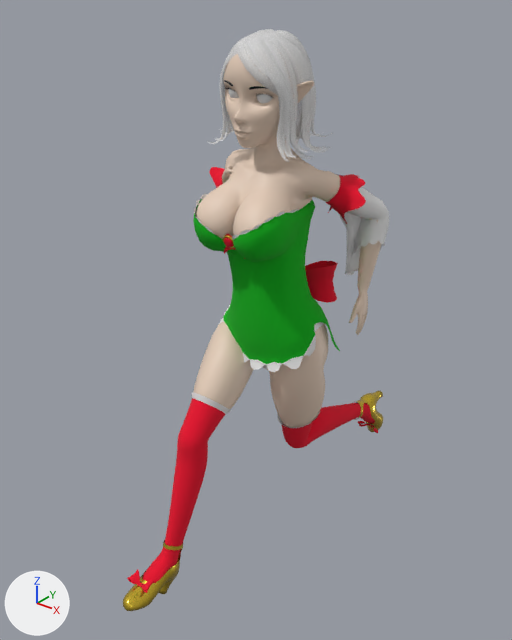
What one commit did to the FBX model Assets/FBX/Wichtel.fbx.
Both versions are drawn from a 50 mm lens placed at (1.063, -1.509, 1.686), pointed at (-0.035, -0.136, 0.835). Arrows for +X, +Y and +Z are at lower left; the lights stay in place. Both versions are drawn at frame 36 of the action 'Neko_Rig|Laufen'; the numbers are the values there.

In view in the first picture: 'Augen', 'Body', 'Haare-Mesh', 'Kleid', 'Pantsu', 'Wimpern'.
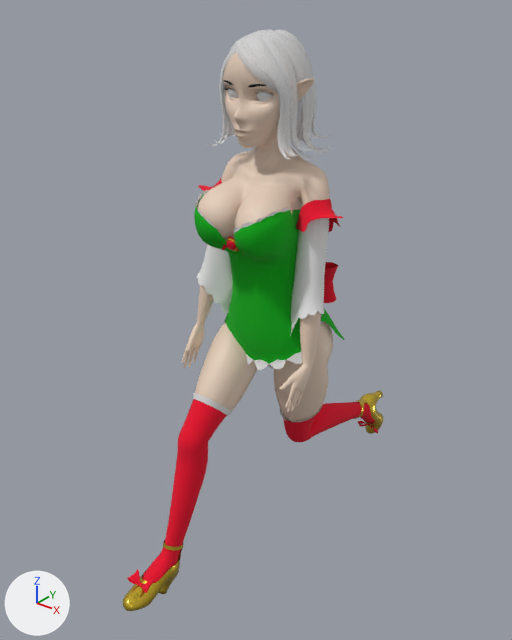
Changed parts and their boxes (x1, y1, x2, y2) in the pictures (512 x 640 px):
'Body', posed
    before: (123, 47, 383, 611)
    after: (123, 46, 384, 611)
'Kleid', posed (23% narrower, 7% shorter)
    before: (192, 167, 389, 428)
    after: (193, 179, 345, 422)
'Haare-Mesh', posed
    before: (207, 29, 332, 161)
    after: (209, 29, 332, 159)
'Augen', posed (6% shorter)
    before: (228, 88, 272, 103)
    after: (228, 88, 273, 102)
'Wimpern', posed (16% shorter)
    before: (224, 80, 273, 98)
    after: (223, 80, 272, 95)
'Pantsu', posed
    before: (263, 322, 324, 369)
    after: (268, 321, 322, 368)
bone 'Rücken', root to tip
    before: (267, 288) to (263, 225)
    after: (267, 288) to (266, 226)
bone 'Oberkörper', root to tip
    before: (263, 225) to (267, 183)
    after: (266, 226) to (269, 185)
bone 'Hals', root to tip
    before: (270, 159) to (269, 128)
    after: (272, 160) to (269, 128)
bone 'Schulter.R', root to tip
    before: (263, 177) to (236, 157)
    after: (265, 178) to (238, 161)
bone 'Oberarm.R', root to tip
    before: (236, 157) to (239, 192)
    after: (238, 161) to (217, 251)
bone 'Unterarm.R', root to tip
    before: (242, 219) to (235, 198)
    after: (217, 251) to (209, 288)
bone 'Hand.R', root to tip
    before: (227, 175) to (228, 173)
    after: (200, 323) to (198, 328)
bone 'Mittelfinger_1.R', root to tip
    before: (234, 163) to (237, 161)
    after: (191, 345) to (188, 352)
bone 'Mittelfinger_2.R', root to tip
    before: (237, 161) to (244, 162)
    after: (188, 352) to (185, 361)
bone 'Zeigefinger_1.R', root to tip
    before: (238, 160) to (242, 158)
    after: (188, 343) to (186, 350)
bone 'Zeigefinger_2.R', root to tip
    before: (242, 158) to (247, 158)
    after: (186, 350) to (183, 357)
bone 'Ringfinger_1.R', root to tip
    before: (230, 166) to (233, 165)
    after: (194, 345) to (191, 353)
bone 'Ringfinger_2.R', root to tip
    before: (233, 165) to (238, 166)
    after: (191, 353) to (189, 360)
bone 'Kleinerfinger_1.R', root to tip
    before: (226, 171) to (228, 170)
    after: (198, 344) to (196, 352)
bone 'Kleinerfinger_2.R', root to tip
    before: (228, 170) to (232, 171)
    after: (196, 352) to (195, 357)
bone 'Schulter.L', root to tip
    before: (277, 180) to (316, 177)
    after: (279, 181) to (317, 176)
bone 'Oberarm.L', root to tip
    before: (316, 177) to (350, 196)
    after: (317, 176) to (312, 278)
bone 'Unterarm.L', root to tip
    before: (377, 210) to (369, 250)
    after: (312, 278) to (310, 321)
bone 'Hand.L', root to tip
    before: (362, 289) to (362, 294)
    after: (307, 363) to (305, 369)
bone 'Mittelfinger_1.L', root to tip
    before: (363, 313) to (362, 321)
    after: (298, 387) to (295, 396)
bone 'Mittelfinger_3.L', root to tip
    before: (360, 329) to (357, 334)
    after: (290, 405) to (287, 411)
bone 'Zeigefinger_1.L', root to tip
    before: (361, 313) to (360, 321)
    after: (295, 386) to (292, 393)
bone 'Ringfinger_1.L', root to tip
    before: (364, 311) to (364, 319)
    after: (301, 387) to (298, 396)
bone 'Ringfinger_3.L', root to tip
    before: (362, 326) to (360, 331)
    after: (294, 404) to (292, 409)
bone 'Kleinerfinger_2.L', root to tip
    before: (365, 315) to (364, 320)
    after: (301, 394) to (299, 400)
bone 'Kleinerfinger_3.L', root to tip
    before: (364, 320) to (362, 324)
    after: (299, 400) to (297, 405)
bone 'Brust.L', root to tip
    before: (273, 217) to (260, 228)
    after: (275, 217) to (262, 225)
bone 'Brust.R', root to tip
    before: (244, 210) to (222, 219)
    after: (246, 210) to (223, 215)
bone 'Becken', root to tip
    before: (281, 314) to (276, 341)
    after: (281, 312) to (282, 339)
bone 'Oberschenkel.R', root to tip
    before: (247, 321) to (192, 438)
    after: (250, 323) to (192, 439)
bone 'Oberschenkel.L', root to tip
    before: (300, 348) to (295, 437)
    after: (304, 342) to (296, 431)
bone 'Unterschenkel.L', root to tip
    before: (295, 437) to (363, 408)
    after: (296, 431) to (363, 408)
bone 'Zehen.L', root to tip
    before: (374, 418) to (373, 427)
    after: (374, 418) to (371, 428)

The edits, one by one:
Bone 'Rücken' (bone_rücken) turns from (-2, 0, 4) to (0, 0, 0) degrees about its own x, y and z.
Bone 'Oberkörper' (bone_oberkörper) turns from (0, 1, -4) to (0, 0, 0) degrees about its own x, y and z.
Bone 'Hals' (bone_hals) turns from (0, 0, -2) to (0, 0, 0) degrees about its own x, y and z.
Bone 'Kopf' (bone_kopf) turns from (3, 0, -1) to (0, 0, 0) degrees about its own x, y and z.
Bone 'Schulter.R' (bone_schulter_r) turns from (6, 1, 1) to (0, 0, 0) degrees about its own x, y and z.
Bone 'Oberarm.R' (bone_oberarm_r) turns from (-13, -21, -18) to (-13, -21, 24) degrees about its own x, y and z.
Bone 'Unterarm.R' (bone_unterarm_r) turns from (15, -63, 155) to (-1, 0, -2) degrees about its own x, y and z.
Bone 'Hand.R' (bone_hand_r) turns from (-24, 21, 7) to (4, 31, 22) degrees about its own x, y and z.
Bone 'Mittelfinger_1.R' (bone_mittelfinger_1_r) turns from (-16, 0, 0) to (0, 0, 0) degrees about its own x, y and z.
Bone 'Mittelfinger_2.R' (bone_mittelfinger_2_r) turns from (-16, 0, 0) to (0, 0, 0) degrees about its own x, y and z.
Bone 'Zeigefinger_1.R' (bone_zeigefinger_1_r) turns from (-16, 0, 0) to (0, 0, 0) degrees about its own x, y and z.
Bone 'Zeigefinger_2.R' (bone_zeigefinger_2_r) turns from (-16, 0, 0) to (0, 0, 0) degrees about its own x, y and z.
Bone 'Ringfinger_1.R' (bone_ringfinger_1_r) turns from (-16, 0, 0) to (0, 0, 0) degrees about its own x, y and z.
Bone 'Ringfinger_2.R' (bone_ringfinger_2_r) turns from (-16, 0, 0) to (0, 0, 0) degrees about its own x, y and z.
Bone 'Kleinerfinger_1.R' (bone_kleinerfinger_1_r) turns from (-16, 0, 0) to (0, 0, 0) degrees about its own x, y and z.
Bone 'Kleinerfinger_2.R' (bone_kleinerfinger_2_r) turns from (-16, 0, 0) to (0, 0, 0) degrees about its own x, y and z.
Bone 'Schulter.L' (bone_schulter_l) turns from (-3, 1, 1) to (0, 0, 0) degrees about its own x, y and z.
Bone 'Oberarm.L' (bone_oberarm_l) turns from (-2, 42, 52) to (-13, 21, -24) degrees about its own x, y and z.
Bone 'Unterarm.L' (bone_unterarm_l) turns from (32, 17, -57) to (-1, 0, 2) degrees about its own x, y and z.
Bone 'Hand.L' (bone_hand_l) turns from (10, -45, 5) to (4, -31, -22) degrees about its own x, y and z.
Bone 'Mittelfinger_1.L' (bone_mittelfinger_1_l) turns from (-6, 0, 0) to (0, 0, 0) degrees about its own x, y and z.
Bone 'Mittelfinger_3.L' (bone_mittelfinger_3_l) turns from (-6, 0, 0) to (0, 0, 0) degrees about its own x, y and z.
Bone 'Zeigefinger_1.L' (bone_zeigefinger_1_l) turns from (-6, 0, 0) to (0, 0, 0) degrees about its own x, y and z.
Bone 'Ringfinger_1.L' (bone_ringfinger_1_l) turns from (-6, 0, 0) to (0, 0, 0) degrees about its own x, y and z.
Bone 'Ringfinger_3.L' (bone_ringfinger_3_l) turns from (-6, 0, 0) to (0, 0, 0) degrees about its own x, y and z.
Bone 'Kleinerfinger_2.L' (bone_kleinerfinger_2_l) turns from (-6, 0, 0) to (0, 0, 0) degrees about its own x, y and z.
Bone 'Kleinerfinger_3.L' (bone_kleinerfinger_3_l) turns from (-6, 0, 0) to (0, 0, 0) degrees about its own x, y and z.
Bone 'Brust.L' (bone_brust_l) moves from (0.0, 0.0, 0.0) to (0.0, 0.002, 0.005).
Bone 'Brust.L' (bone_brust_l) turns from (0, 0, 0) to (9, -2, 0) degrees about its own x, y and z.
Bone 'Brust.R' (bone_brust_r) moves from (0.0, 0.0, 0.0) to (0.0, 0.002, 0.005).
Bone 'Brust.R' (bone_brust_r) turns from (0, 0, 0) to (9, 2, 0) degrees about its own x, y and z.
Bone 'Becken' (bone_becken) moves from (0.001, 0.009, 0.0) to (0.0, 0.0, 0.0).
Bone 'Becken' (bone_becken) turns from (4, 1, -8) to (0, 0, 0) degrees about its own x, y and z.
Bone 'Oberschenkel.R' (bone_oberschenkel_r) turns from (44, -3, 9) to (50, -4, 1) degrees about its own x, y and z.
Bone 'Oberschenkel.L' (bone_oberschenkel_l) turns from (-19, -2, 3) to (-14, -2, -6) degrees about its own x, y and z.
Bone 'Unterschenkel.L' (bone_unterschenkel_l) turns from (-58, 5, 8) to (-55, 4, 8) degrees about its own x, y and z.
Bone 'Fuß.L' (bone_fuß_l) turns from (-15, -7, -3) to (-18, -8, -1) degrees about its own x, y and z.
Bone 'Zehen.L' (bone_zehen_l) turns from (0, 0, 0) to (20, 0, 0) degrees about its own x, y and z.
